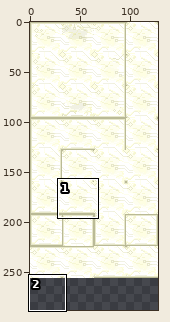
Sprite sheet -- VorlageTiles.png. Above: a wide view before the commit, with the close-up outlined.
Close-up. Old version:
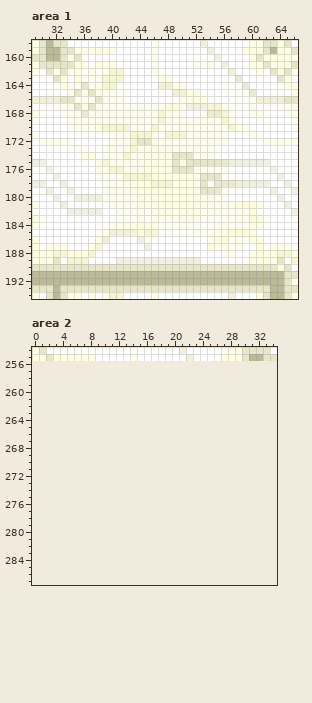
The file is 128x256 pixels. Colours within 5 levels of each other are drawn and written as one. Shown: area 1: x 29..66, y 158..194; area 2: x 0..34, y 254..287. The old version is drawn lined up with the new one, on the new canvas. The commit also changed other parts of the picture, which this record leaves out.
New version:
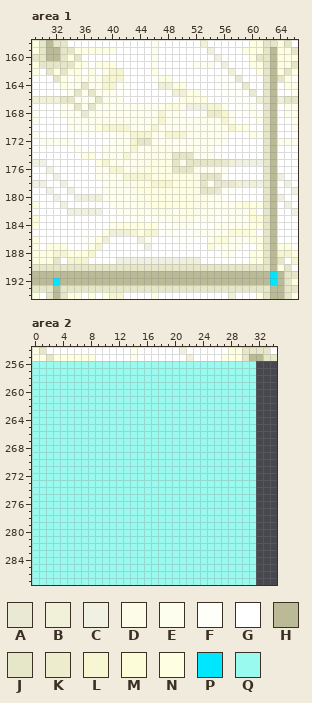
Palette (. is transparent): A #eaead4  B #f1f1da  C #f1f1e3  D #fcfce8  E #fefeee  F #fffff9  G #ffffff  H #baba96  J #e6e6c9  K #ededcd  L #f6f6d3  M #fcfcd9  N #fefee2  P #00e6ff  Q #99faf0
From old to new:
canvas 128x256 -> 128x288
Area 1:
y 160: x 62..63 NN -> JH
y 161: x 63 N -> H
y 162: x 62..63 GJ -> JH
y 163..165: x 62..63 GG -> JH
y 166: x 62..63 BB -> JH
y 167..171: x 62..63 GG -> JH
y 172: x 62..63 EE -> JH
y 173..174: x 62..63 GG -> JH
y 175: x 62..63 CG -> JH
y 176: x 62..63 GC -> JH
y 177: x 62..63 GG -> JH
y 178: x 62..63 CG -> JH
y 179: x 62..63 GC -> JH
y 180..186: x 62..63 GG -> JH
y 187: x 62..63 GN -> JH
y 188..189: x 62..63 NN -> JH
y 190: x 63 J -> H
y 191: x 63 H -> P
y 192: x 32 H -> P; x 63 H -> P
Area 2:
y 256..287: x 0..31 ................................ -> QQQQQQQQQQQQQQQQQQQQQQQQQQQQQQQQ
Changed places in both close-ups, as pixel boxes (x1, y1, x2, y2):
changed: (263, 54, 277, 285)
changed: (53, 278, 60, 285)
added: (32, 361, 256, 585)
